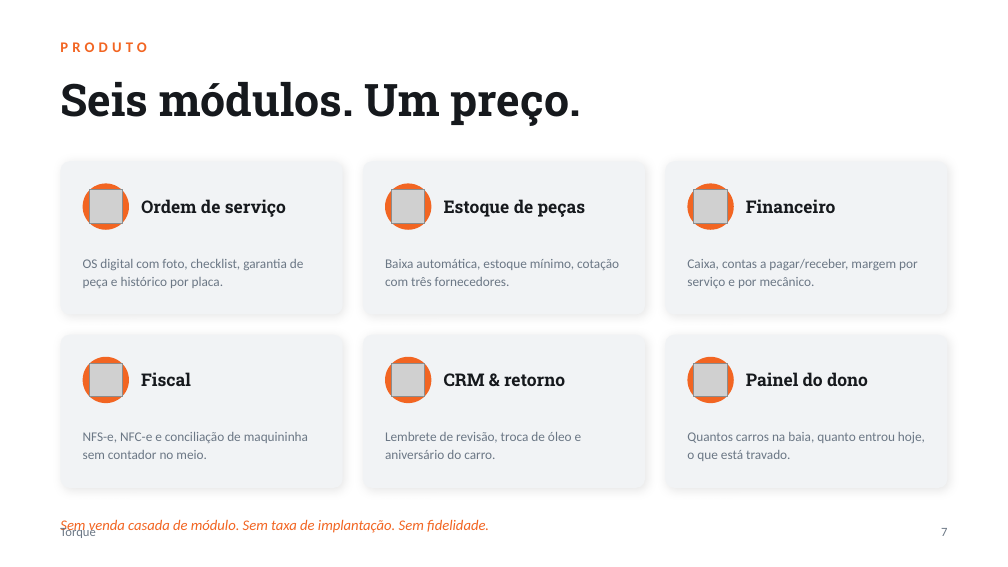
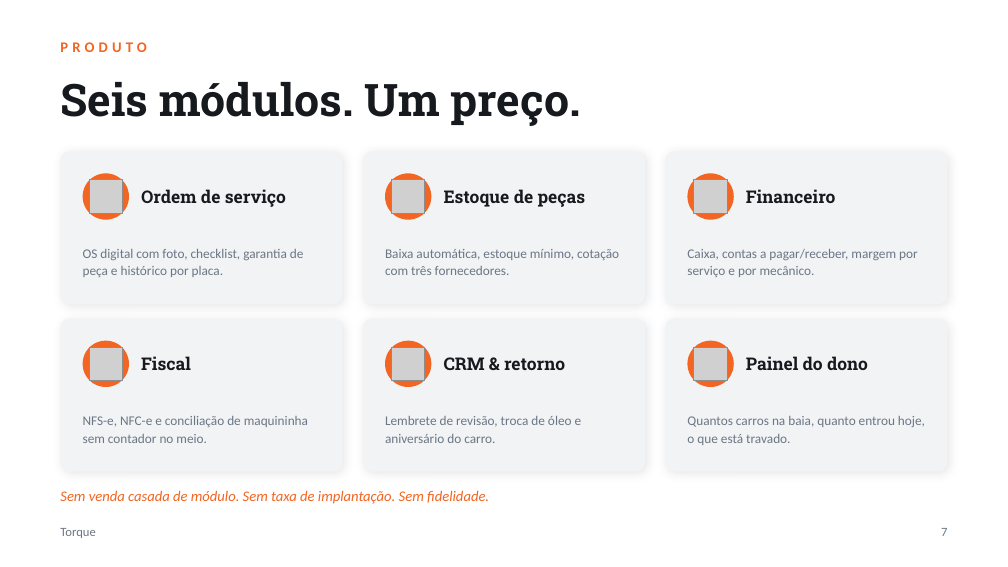
Before and after one commit to viviangitti/gss-academy-app, a slide deck: slide 7 of deck-torque/Torque-ERP-Oficinas.pptx. Drawn at 1008x567 pixels with LibreOffice and Linux fonts; fonts in the diff are those of the drawing; grey boxes stand for pictures. Boxes give left, top, right and bottom in pixels: in the first picture for what was removed or moved away, otherwise in the second. Text is boxed around its words. In the diff, an @@ line names an element or a change of style, - is before the commit and + after.

```diff
--- a/deck-torque/Torque-ERP-Oficinas.pptx
+++ b/deck-torque/Torque-ERP-Oficinas.pptx
@@ 6 texts, 3 pictures, 3 rounded rectangles, 3 ellipses moved together from (x1=60, y1=161, x2=948, y2=314) to (x1=60, y1=151, x2=948, y2=304) @@
@@ 6 texts, 3 pictures, 3 rounded rectangles, 3 ellipses moved together from (x1=60, y1=335, x2=948, y2=488) to (x1=60, y1=319, x2=948, y2=472) @@
@@ text "Sem venda casada de módulo. ..." moved from (x1=60, y1=519, x2=489, y2=535) to (x1=60, y1=490, x2=489, y2=504) @@
```
Also in this commit, not shown: 5 other slides changed, 5 other files.
